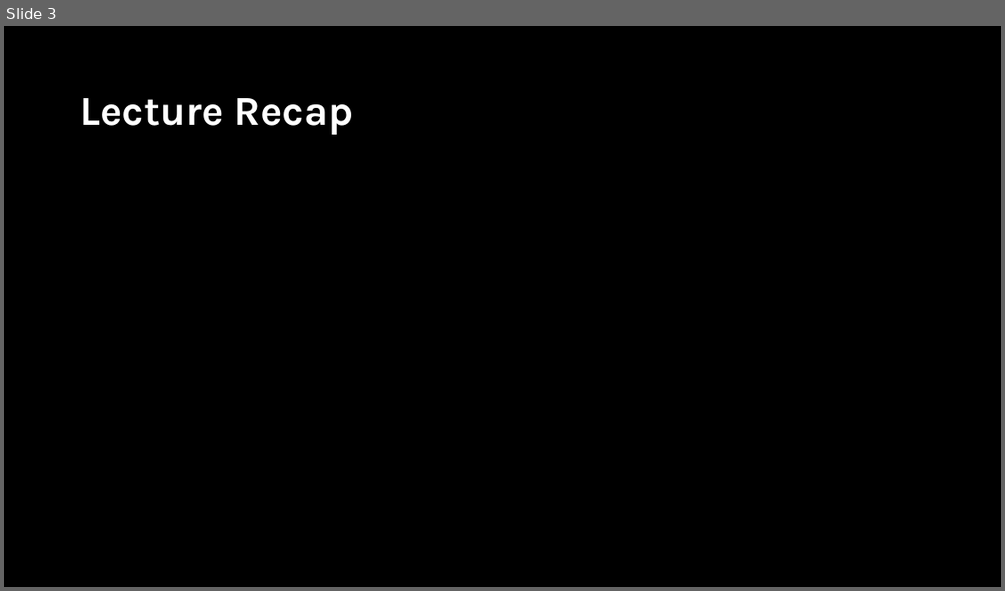
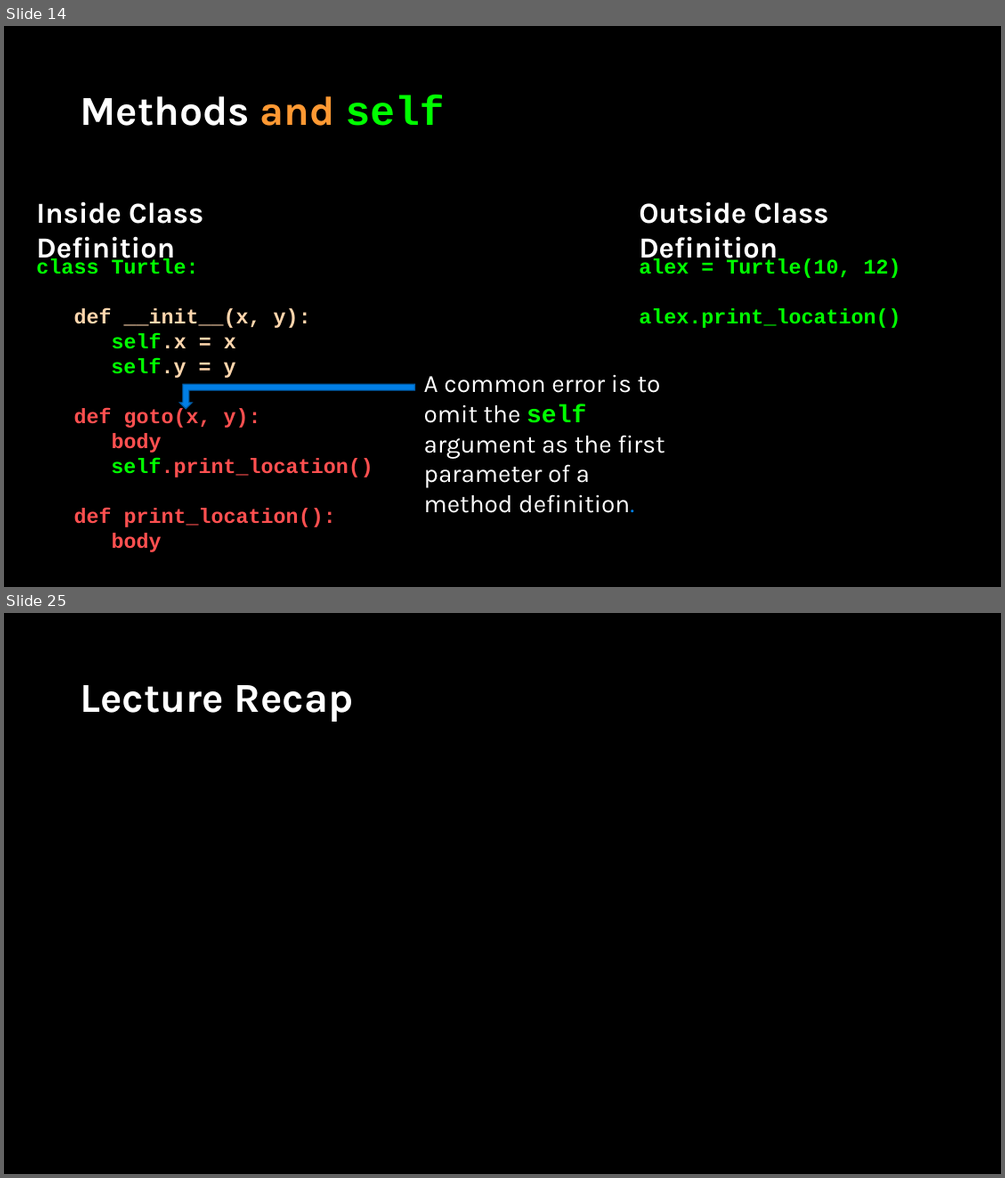
Before and after one commit to APS106/APS106-winter-2022-material, a slide deck: lectures/week10/lecture3/slides/week10_lecture3.pptx. Shown one above the other, each under a label of ours: slide 3 before the commit, slides 14 and 25 after it; the slides between them are not shown. The pictures are 1005x591 and 1005x1178 pixels, drawn with LibreOffice and Linux fonts; fonts in the diff are those of the drawing; background and template pictures are left out. Boxes give left, top, right and bottom in pixels: in the first picture for what was removed or moved away, otherwise in the second. Text is boxed around its words. In the diff, an @@ line names an element or a change of style, - is before the commit and + after.

```diff
--- a/lectures/week10/lecture3/slides/week10_lecture3.pptx
+++ b/lectures/week10/lecture3/slides/week10_lecture3.pptx
@@ slide 14 added at box(4, 26, 1001, 587), background picture (left out) @@
@@ title added at box(80, 96, 445, 126), 39.6 pt, text #FFFFFF, bold @@
+Methods and self
@@ text added at box(36, 201, 203, 265), 28 pt, text #FFFFFF, bold @@
+Inside Class Definition
@@ text added at box(639, 201, 828, 265), 28 pt, text #FFFFFF, bold @@
+Outside Class Definition
@@ text added at box(36, 258, 372, 552), 20 pt, text #FF5050, bold @@
+class Turtle:
+def __init__(x, y):
+self.x = x
+self.y = y
+def goto(x, y):
+body
+self.print_location()
+def print_location():
+body
@@ text added at box(639, 258, 901, 328), 20 pt, text #00FF00, bold @@
+alex = Turtle(10, 12)
+alex.print_location()
@@ bent up arrow added at box(179, 384, 414, 409), fill #017EE5, outline #015DA9 1 pt @@
@@ text added at box(424, 374, 664, 513), 24 pt, text #FFFFFF @@
+A common error is to omit the self argument as the first parameter of a method definition.
@@ what was slide 3 is now slide 25 @@
```
Also in this commit, not shown: 3 slides changed, 21 other slides added, 4 other files.
